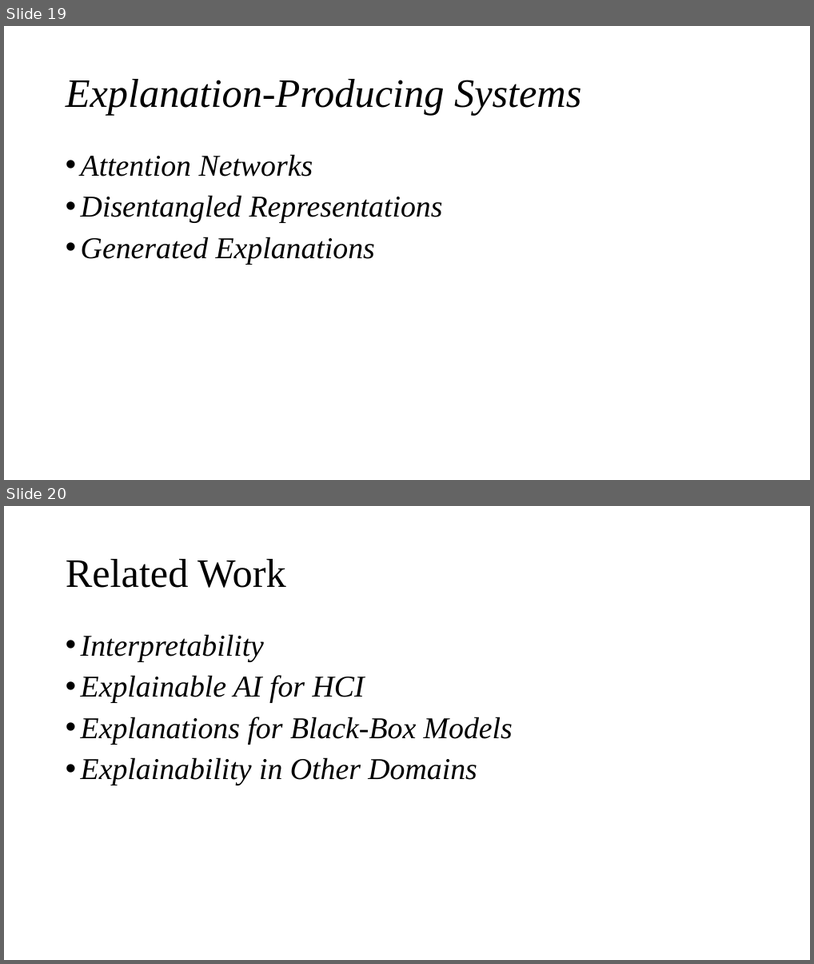
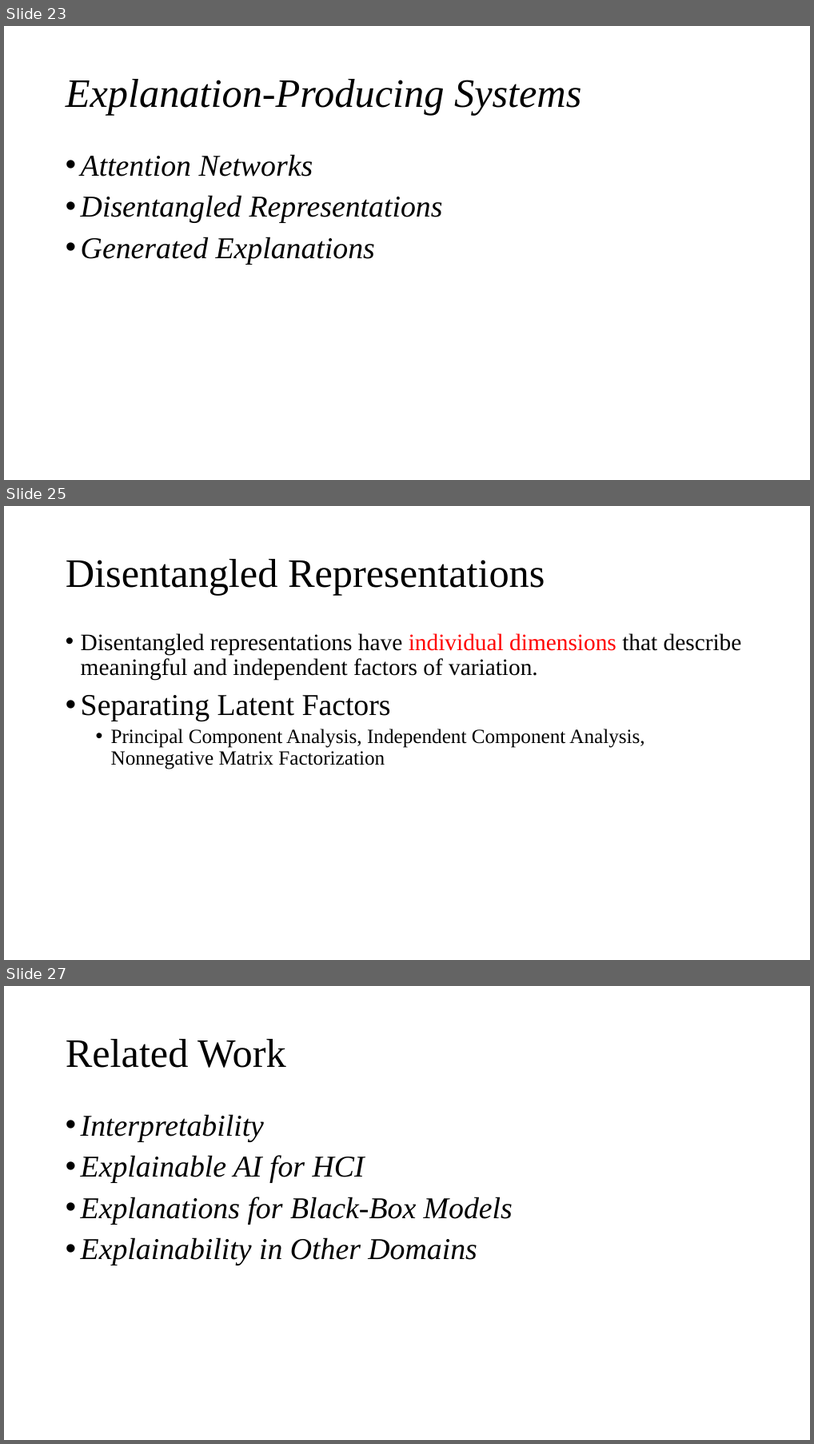
Before and after one commit to cloudspurs/klz, a slide deck: computer_science/ai/xai/papers/explaining_explanations_an_overview_of_interpretability_of_machine_learning.pptx. Shown one above the other, each under a label of ours: slides 19 and 20 before the commit, slides 23, 25 and 27 after it; the slides between them are not shown. The pictures are 814x964 and 814x1444 pixels, drawn with LibreOffice and Linux fonts; fonts in the diff are those of the drawing. Boxes give left, top, right and bottom in pixels: in the first picture for what was removed or moved away, otherwise in the second. Text is boxed around its words. In the diff, an @@ line names an element or a change of style, - is before the commit and + after.

```diff
--- a/computer_science/ai/xai/papers/explaining_explanations_an_overview_of_interpretability_of_machine_learning.pptx
+++ b/computer_science/ai/xai/papers/explaining_explanations_an_overview_of_interpretability_of_machine_learning.pptx
@@ slide 25 added at <box>4,506,810,960</box>, background #FFFFFF @@
@@ title added at <box>66,559,545,595</box>, 48 pt, text #000000 @@
+Disentangled Representations
@@ text added at <box>81,633,742,769</box>, 28 pt, text #000000 @@
+• Disentangled representations have individual dimensions that describe meaningful and independent factors of variation.
+• Separating Latent Factors
+  • Principal Component Analysis, Independent Component Analysis, Nonnegative Matrix Factorization
@@ what was slide 19 is now slide 23 @@
@@ what was slide 20 is now slide 27 @@
```
Also in this commit, not shown: 2 slides changed, 8 other slides added, 1 slide removed, 41 other files.
